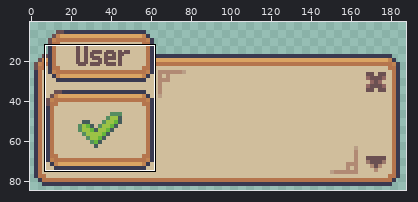
One commit to this sprite sheet: assets/sprites_raw/login_box2.png. Above, an overview of the earlier version with the close-up marked.
Close-up. Old version:
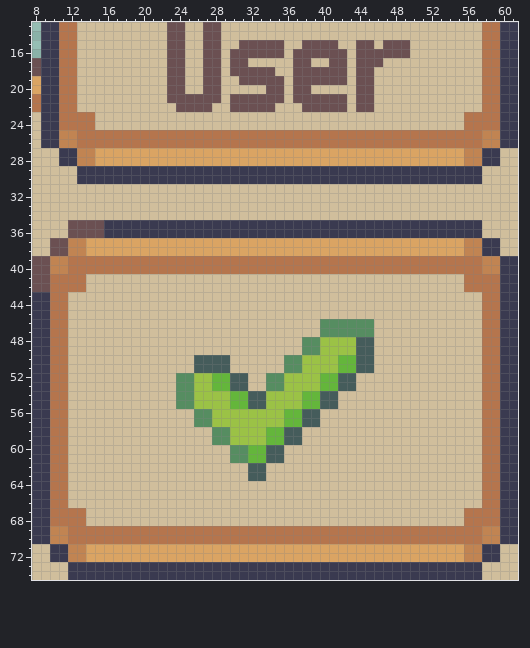
The file is 188x85 pixels. Shown: x 8..61, y 13..74. The wide view leaves out empty margins.
The same view after the edit:
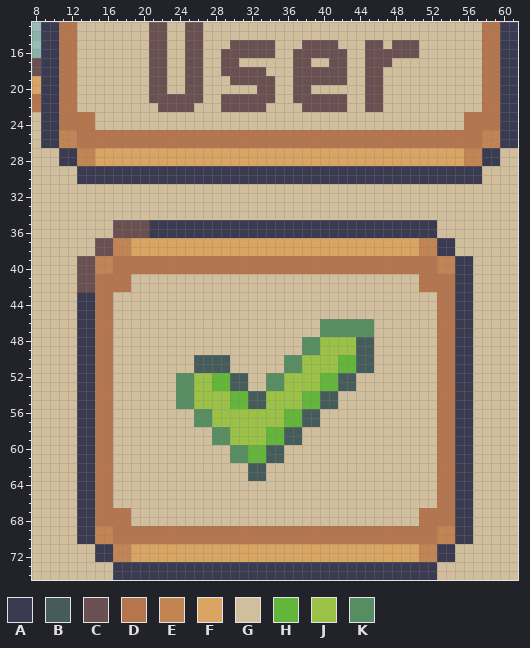
Palette (. is transparent): A #3a3a50  B #455c5b  C #6b5052  D #b5754d  E #c18452  F #daa463  G #d0be9c  H #64b63b  J #9bc246  K #568d61
From old to new:
Changed rows in their new state; - is an unchanged pixel.
first column x 21:
13 CCGGCCGG----------------------
14 CCGGCCGG----------------------
15 CCGGCCGG-C----G--------G-CG--C
16 CCGGCCGGC-----G--------G-----C
17 CCGGCCGGC-G------------G--C---
18 CCGGCCGGC----G---------G-C----
19 CCGGCCGG-C----G--------G-C----
20 CCGGCCGG----C-G--------G-C----
21 CC----GGC-----G--------G-C----
22 -CC--GG-C----G---------G-C----
first column x 8:
35 ----GGGGGCCCC--------------------------------GGGGG----
36 ----GGGGGCCCC--------------------------------GGGGG----
37 --GGGGGCCEE--------------------------------EEAAGGGGG--
38 --GGGGGCCEE--------------------------------EEAAGGGGG--
39 GGGGGCCEE------------------------------------EEAAGGGGG
40 GGGGGCCEE------------------------------------EEAAGGGGG
41 GGGGGCCDDDD--------------------------------DDDDAAGGGGG
42 GGGGGCCDDDD--------------------------------DDDDAAGGGGG
43 GGGG-AADD------------------------------------DDAA-GGGG
44 GGGG-AADD------------------------------------DDAA-GGGG
45 GGGG-AADD------------------------------------DDAA-GGGG
46 GGGG-AADD------------------------------------DDAA-GGGG
47 GGGG-AADD------------------------------------DDAA-GGGG
48 GGGG-AADD------------------------------------DDAA-GGGG
49 GGGG-AADD------------------------------------DDAA-GGGG
50 GGGG-AADD------------------------------------DDAA-GGGG
51 GGGG-AADD------------------------------------DDAA-GGGG
52 GGGG-AADD------------------------------------DDAA-GGGG
53 GGGG-AADD------------------------------------DDAA-GGGG
54 GGGG-AADD------------------------------------DDAA-GGGG
55 GGGG-AADD------------------------------------DDAA-GGGG
56 GGGG-AADD------------------------------------DDAA-GGGG
57 GGGG-AADD------------------------------------DDAA-GGGG
58 GGGG-AADD------------------------------------DDAA-GGGG
59 GGGG-AADD------------------------------------DDAA-GGGG
60 GGGG-AADD------------------------------------DDAA-GGGG
61 GGGG-AADD------------------------------------DDAA-GGGG
62 GGGG-AADD------------------------------------DDAA-GGGG
63 GGGG-AADD------------------------------------DDAA-GGGG
64 GGGG-AADD------------------------------------DDAA-GGGG
65 GGGG-AADD------------------------------------DDAA-GGGG
66 GGGG-AADD------------------------------------DDAA-GGGG
67 GGGGGAADDDD--------------------------------DDDDAAGGGGG
68 GGGGGAADDDD--------------------------------DDDDAAGGGGG
69 GGGGGAAEE------------------------------------EEAAGGGGG
70 GGGGGAAEE------------------------------------EEAAGGGGG
71 --GGGGGAAEE--------------------------------EEAAGGGGG--
72 --GGGGGAAEE--------------------------------EEAAGGGGG--
73 ----GGGGG------------------------------------GGGGG----
74 ----GGGGG------------------------------------GGGGG----
Pixel boxes of the changes (left, top, right, bottom) in both close-ups:
changed: (149, 22, 284, 112)
changed: (356, 40, 419, 112)
changed: (32, 220, 149, 580)
changed: (419, 220, 518, 580)
